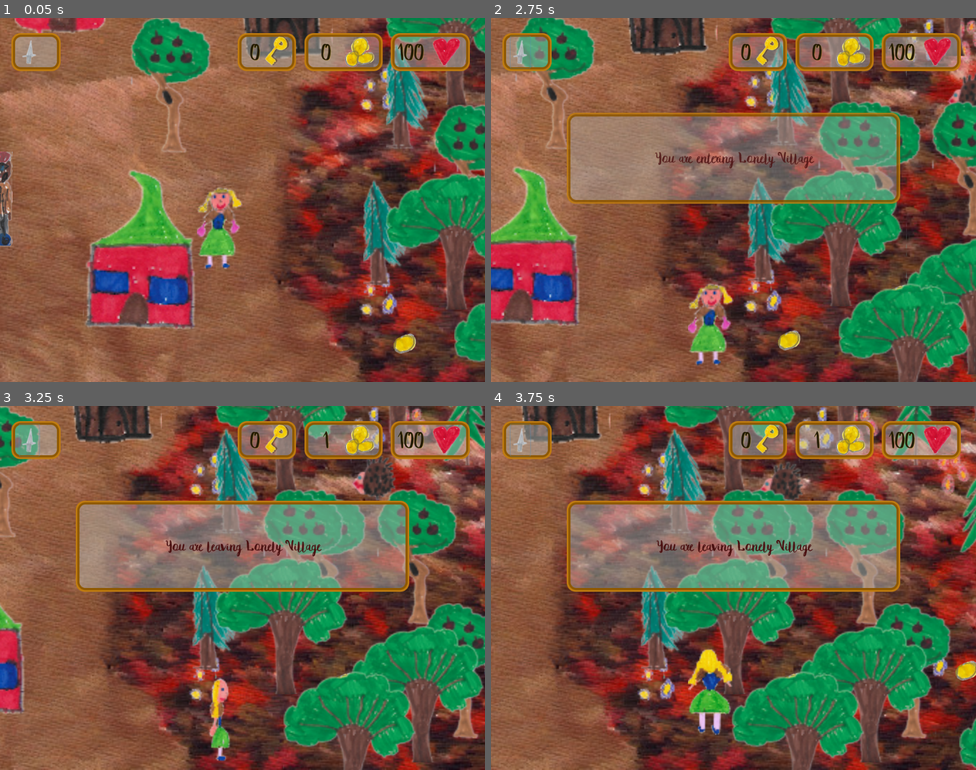
Above: before the commit, frames 1-4 (two rows, left to right).
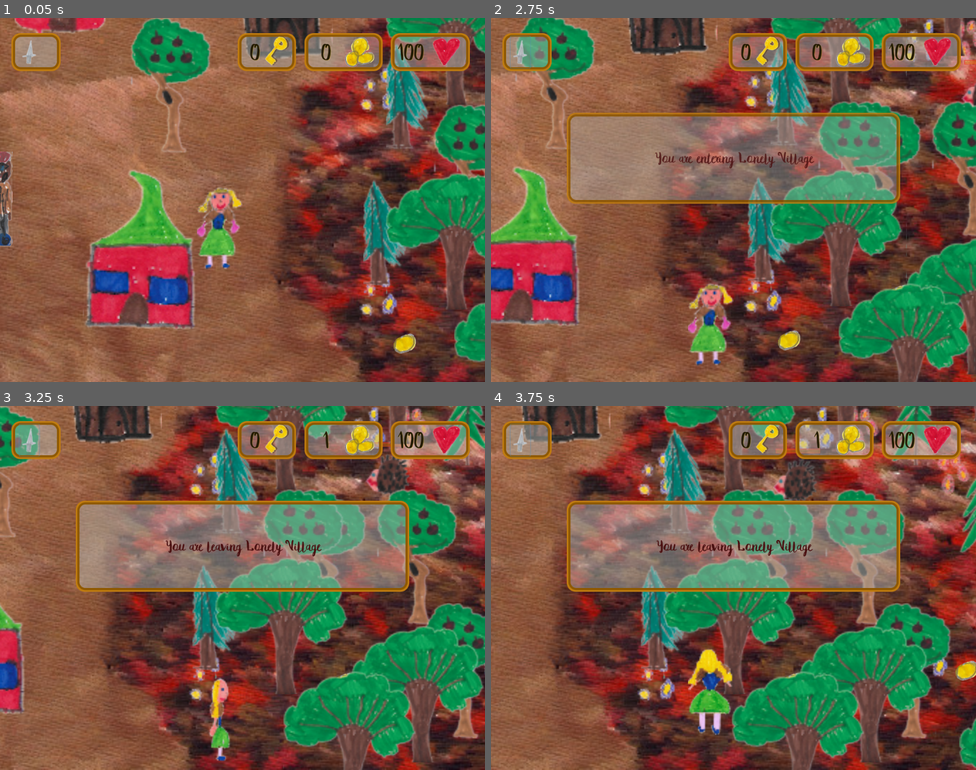
Above: after the commit, the same moments.

Repository: skadge/godot-adventures
Game: Godot game, scene res://Game.tscn
Same seed, same stepped clock (60 frames per second), same inputs: the game is played once before the commit and once after it.
Inputs (mouse positions are in pixels of both pictures, inside the frame that each line leads up to):
- Up to frame 1 (0.05 s): no input
- Up to frame 2 (2.75 s): click (520, 50) at 0.5 s; tap Enter at 1.25 s; hold Right (right) 1.28-2.03 s; hold Down (down) from 2.03 s (still down)
- Up to frame 3 (3.25 s): release Down (down) at 2.78 s; hold Right (right) from 2.78 s (still down)
- Up to frame 4 (3.75 s): release Right (right) at 3.53 s; hold Up (ui_up) from 3.53 s (still down)

Frame 1 is identical in both runs. In frame 2, 0.3% of the frame differs, in the area x 94-100%, y 11-25%; in frame 3, 0.8%, in the area x 72-86%, y 10-26%; in frame 4, 0.7%.

Commit message:
Energy bars for monsters

Diff:
--- /dev/null
+++ b/res/characters/energy_bar.svg
@@ -0,0 +1,68 @@
+<?xml version="1.0" encoding="UTF-8" standalone="no"?>
+<!-- Created with Inkscape (http://www.inkscape.org/) -->
+
+<svg
+   xmlns:dc="http://purl.org/dc/elements/1.1/"
+   xmlns:cc="http://creativecommons.org/ns#"
+   xmlns:rdf="http://www.w3.org/1999/02/22-rdf-syntax-ns#"
+   xmlns:svg="http://www.w3.org/2000/svg"
+   xmlns="http://www.w3.org/2000/svg"
+   xmlns:sodipodi="http://sodipodi.sourceforge.net/DTD/sodipodi-0.dtd"
+   xmlns:inkscape="http://www.inkscape.org/namespaces/inkscape"
+   width="34.518631mm"
+   height="3.4194849mm"
+   viewBox="0 0 34.518631 3.4194849"
+   version="1.1"
+   id="svg8"
+   inkscape:version="0.92.5 (2060ec1f9f, 2020-04-08)"
+   sodipodi:docname="energy_bar.svg">
+  <defs
+     id="defs2" />
+  <sodipodi:namedview
+     id="base"
+     pagecolor="#ffffff"
+     bordercolor="#666666"
+     borderopacity="1.0"
+     inkscape:pageopacity="0.0"
+     inkscape:pageshadow="2"
+     inkscape:zoom="5.6"
+     inkscape:cx="74.017323"
+     inkscape:cy="-23.046827"
+     inkscape:document-units="mm"
+     inkscape:current-layer="layer1"
+     showgrid="false"
+     fit-margin-top="0"
+     fit-margin-left="0"
+     fit-margin-right="0"
+     fit-margin-bottom="0"
+     inkscape:window-width="2560"
+     inkscape:window-height="1328"
+     inkscape:window-x="0"
+     inkscape:window-y="38"
+     inkscape:window-maximized="1" />
+  <metadata
+     id="metadata5">
+    <rdf:RDF>
+      <cc:Work
+         rdf:about="">
+        <dc:format>image/svg+xml</dc:format>
+        <dc:type
+           rdf:resource="http://purl.org/dc/dcmitype/StillImage" />
+        <dc:title />
+      </cc:Work>
+    </rdf:RDF>
+  </metadata>
+  <g
+     inkscape:label="Layer 1"
+     inkscape:groupmode="layer"
+     id="layer1"
+     transform="translate(-70.784903,-87.863005)">
+    <rect
+       style="opacity:1;vector-effect:none;fill:none;fill-opacity:0.52459011;stroke:#ef2929;stroke-width:0.493;stroke-linecap:round;stroke-linejoin:round;stroke-miterlimit:4;stroke-dasharray:none;stroke-dashoffset:0;stroke-opacity:0.60000002"
+       id="rect876"
+       width="34.025631"
+       height="2.9264848"
+       x="71.031403"
+       y="88.109505" />
+  </g>
+</svg>
--- /dev/null
+++ b/res/characters/energy_bar_fill.svg
@@ -0,0 +1,68 @@
+<?xml version="1.0" encoding="UTF-8" standalone="no"?>
+<!-- Created with Inkscape (http://www.inkscape.org/) -->
+
+<svg
+   xmlns:dc="http://purl.org/dc/elements/1.1/"
+   xmlns:cc="http://creativecommons.org/ns#"
+   xmlns:rdf="http://www.w3.org/1999/02/22-rdf-syntax-ns#"
+   xmlns:svg="http://www.w3.org/2000/svg"
+   xmlns="http://www.w3.org/2000/svg"
+   xmlns:sodipodi="http://sodipodi.sourceforge.net/DTD/sodipodi-0.dtd"
+   xmlns:inkscape="http://www.inkscape.org/namespaces/inkscape"
+   width="34.518631mm"
+   height="3.4194849mm"
+   viewBox="0 0 34.518631 3.4194849"
+   version="1.1"
+   id="svg8"
+   inkscape:version="0.92.5 (2060ec1f9f, 2020-04-08)"
+   sodipodi:docname="energy_bar_fill.svg">
+  <defs
+     id="defs2" />
+  <sodipodi:namedview
+     id="base"
+     pagecolor="#ffffff"
+     bordercolor="#666666"
+     borderopacity="1.0"
+     inkscape:pageopacity="0.0"
+     inkscape:pageshadow="2"
+     inkscape:zoom="5.6"
+     inkscape:cx="117.41018"
+     inkscape:cy="-23.225398"
+     inkscape:document-units="mm"
+     inkscape:current-layer="layer1"
+     showgrid="false"
+     fit-margin-top="0"
+     fit-margin-left="0"
+     fit-margin-right="0"
+     fit-margin-bottom="0"
+     inkscape:window-width="2560"
+     inkscape:window-height="1328"
+     inkscape:window-x="0"
+     inkscape:window-y="38"
+     inkscape:window-maximized="1" />
+  <metadata
+     id="metadata5">
+    <rdf:RDF>
+      <cc:Work
+         rdf:about="">
+        <dc:format>image/svg+xml</dc:format>
+        <dc:type
+           rdf:resource="http://purl.org/dc/dcmitype/StillImage" />
+        <dc:title></dc:title>
+      </cc:Work>
+    </rdf:RDF>
+  </metadata>
+  <g
+     inkscape:label="Layer 1"
+     inkscape:groupmode="layer"
+     id="layer1"
+     transform="translate(-70.784903,-87.863005)">
+    <rect
+       style="opacity:1;vector-effect:none;fill:#f57900;fill-opacity:0.38360655;stroke:none;stroke-width:0.493;stroke-linecap:round;stroke-linejoin:round;stroke-miterlimit:4;stroke-dasharray:none;stroke-dashoffset:0;stroke-opacity:1"
+       id="rect876"
+       width="34.025631"
+       height="2.9264848"
+       x="71.031403"
+       y="88.109505" />
+  </g>
+</svg>
--- a/res/monsters/BlackNightmare.tscn
+++ b/res/monsters/BlackNightmare.tscn
@@ -9,6 +9,7 @@
 }
 
 [node name="BlackNightmare" instance=ExtResource( 1 )]
+life = 30
 
 [node name="Path2D" parent="." index="0"]
 position = Vector2( -1320, -8 )
@@ -16,15 +17,22 @@
 
 [node name="PathFollow2D" parent="Path2D" index="0"]
 position = Vector2( 1311.84, 5.42258 )
+rotation = 0.0
 
 [node name="Area2D" parent="Path2D/PathFollow2D" index="0"]
 position = Vector2( 4.33167, -4.28185 )
 
-[node name="Sprite" parent="Path2D/PathFollow2D/Area2D" index="0"]
+[node name="Sprite" parent="Path2D/PathFollow2D/Area2D" index="1"]
 position = Vector2( 3.40671, 6.09289 )
+rotation = 0.0
 
-[node name="CollisionPolygon2D" parent="Path2D/PathFollow2D/Area2D" index="1"]
+[node name="CollisionPolygon2D" parent="Path2D/PathFollow2D/Area2D" index="2"]
 position = Vector2( 2.88443, 7.82538 )
+polygon = PoolVector2Array( -52.7153, 21.5204, -13.1144, 26.0278, 45.8039, 17.9788, 59.6481, -22.9099, -9.57288, -19.0464, -53.3592, -18.4024 )
 
-[node name="AudioStreamPlayer2D" parent="Path2D/PathFollow2D/Area2D" index="2"]
+[node name="AudioStreamPlayer2D" parent="Path2D/PathFollow2D/Area2D" index="3"]
 position = Vector2( -1.91982, 4.45964 )
+
+[node name="Energy_bar" parent="Path2D/PathFollow2D/Area2D" index="4"]
+position = Vector2( -39.1038, -40.0198 )
+rotation = -0.0907571
--- /dev/null
+++ b/res/monsters/Energy_bar.gd
@@ -0,0 +1,16 @@
+extends Sprite
+
+
+# Declare member variables here. Examples:
+# var a = 2
+# var b = "text"
+
+
+# Called when the node enters the scene tree for the first time.
+func _ready():
+    pass # Replace with function body.
+
+
+# Called every frame. 'delta' is the elapsed time since the previous frame.
+func _process(delta):
+    rotation = -get_parent().get_global_transform().get_rotation()
--- a/res/monsters/Monster.gd
+++ b/res/monsters/Monster.gd
@@ -3,9 +3,12 @@
 onready var root = get_tree().root
 
 onready var player  = root.get_node("Game/Items/Player")
+onready var energy_bar = $Path2D/PathFollow2D/Area2D/Energy_bar/Energy_level
 
 export(float) var speed_factor = 0.6
 export(int) var life = 10
+
+var current_life
 
 var direction = 1
 
@@ -14,6 +17,10 @@
 export(int) var damage = 20
 
 func _ready():
+
+    current_life = life
+    energy_bar.scale.x = 1
+
     rng.randomize()
     $Path2D/PathFollow2D.unit_offset = rng.randf()
 
@@ -25,10 +32,11 @@
 func hit(damage):
 
     print("Monster hit!")
-    life -= damage
+    current_life -= damage
+    energy_bar.scale.x = float(current_life) / life
     $Tween.interpolate_property($Path2D/PathFollow2D/Area2D/Hit, "modulate:a", 1, 0, 0.5)
     $Tween.start()
-    if life <= 0:
+    if current_life <= 0:
         get_parent().remove_child(self)
 
 func path_following(delta):
--- a/res/monsters/Monster.tscn
+++ b/res/monsters/Monster.tscn
@@ -1,9 +1,12 @@
-[gd_scene load_steps=6 format=2]
+[gd_scene load_steps=9 format=2]
 
 [ext_resource path="res://res/monsters/Monster.gd" type="Script" id=1]
 [ext_resource path="res://res/monsters/monster1_small.png" type="Texture" id=2]
 [ext_resource path="res://res/sounds/black_nightmare.ogg" type="AudioStream" id=3]
 [ext_resource path="res://res/characters/hit.svg" type="Texture" id=4]
+[ext_resource path="res://res/characters/energy_bar_fill.svg" type="Texture" id=5]
+[ext_resource path="res://res/characters/energy_bar.svg" type="Texture" id=6]
+[ext_resource path="res://res/monsters/Energy_bar.gd" type="Script" id=7]
 
 [sub_resource type="Curve2D" id=1]
 _data = {
@@ -38,10 +41,25 @@
 polygon = PoolVector2Array( -45.5919, 32.9158, 4.23547, 24.1278, 21.53, 5.66431, 36.184, 15.9242, 57.2881, 4.49548, 45.8594, -16.6086, 56.1191, -31.2625, 31.2054, -26.8685, 9.51697, -33.3188, -22.4315, -25.1152, -50.5703, -9.87689, -57.0206, 11.8117 )
 
 [node name="AudioStreamPlayer2D" type="AudioStreamPlayer2D" parent="Path2D/PathFollow2D/Area2D"]
+position = Vector2( -5.10376, 13.1597 )
 stream = ExtResource( 3 )
 autoplay = true
 max_distance = 1500.0
 attenuation = 1.6245
 
+[node name="Energy_bar" type="Sprite" parent="Path2D/PathFollow2D/Area2D"]
+position = Vector2( 68.9143, 22.0077 )
+rotation = -3.61632
+scale = Vector2( 0.6, 0.6 )
+texture = ExtResource( 6 )
+centered = false
+script = ExtResource( 7 )
+
+[node name="Energy_level" type="Sprite" parent="Path2D/PathFollow2D/Area2D/Energy_bar"]
+show_behind_parent = true
+scale = Vector2( 0.853, 1 )
+texture = ExtResource( 5 )
+centered = false
+
 [node name="Tween" type="Tween" parent="."]
 [connection signal="body_entered" from="Path2D/PathFollow2D/Area2D" to="." method="_on_touch_player"]
--- a/res/monsters/Spiky.tscn
+++ b/res/monsters/Spiky.tscn
@@ -25,20 +25,25 @@
 position = Vector2( 0.913321, -0.0622787 )
 
 [node name="Hit" parent="Path2D/PathFollow2D/Area2D" index="0"]
-position = Vector2( -1.7341, -1.29619 )
+position = Vector2( -9.69545, 3.38692 )
 scale = Vector2( 0.359215, 0.359215 )
 
 [node name="Sprite" parent="Path2D/PathFollow2D/Area2D" index="1"]
-position = Vector2( 0.936483, 0.258797 )
+position = Vector2( -8.62815, 2.85928 )
 texture = ExtResource( 2 )
 
 [node name="CollisionPolygon2D" parent="Path2D/PathFollow2D/Area2D" index="2"]
 position = Vector2( 12.6957, -6.48955 )
 scale = Vector2( 0.871939, 0.877327 )
-polygon = PoolVector2Array( -13.4036, 24.7867, 3.12097, -2.96082, -22.4413, -7.94452, -32.9099, 14.5813 )
+polygon = PoolVector2Array( -28.9128, 26.2974, -9.0276, 4.68497, -31.0453, -4.78842, -39.1713, 15.1944 )
 
 [node name="AudioStreamPlayer2D" parent="Path2D/PathFollow2D/Area2D" index="3"]
 position = Vector2( -6.63538, 13.9451 )
 stream = ExtResource( 3 )
 max_distance = 500.0
 attenuation = 2.29739
+
+[node name="Energy_bar" parent="Path2D/PathFollow2D/Area2D" index="4"]
+position = Vector2( 6.6104, 24.8466 )
+rotation = -3.19046
+scale = Vector2( 0.241664, 0.262162 )
--- a/res/monsters/Troll.tscn
+++ b/res/monsters/Troll.tscn
@@ -12,6 +12,7 @@
 
 [node name="Troll" instance=ExtResource( 1 )]
 script = ExtResource( 4 )
+life = 50
 
 [node name="Path2D" parent="." index="0"]
 position = Vector2( -1312.74, -5.69377 )
@@ -20,17 +21,20 @@
 [node name="PathFollow2D" parent="Path2D" index="0"]
 position = Vector2( 1310.39, 4.23548 )
 
-[node name="Sprite" parent="Path2D/PathFollow2D/Area2D" index="0"]
+[node name="Sprite" parent="Path2D/PathFollow2D/Area2D" index="1"]
 position = Vector2( -13.7555, -16.6643 )
 rotation = 2.6721
 texture = ExtResource( 2 )
 
-[node name="CollisionPolygon2D" parent="Path2D/PathFollow2D/Area2D" index="1"]
+[node name="CollisionPolygon2D" parent="Path2D/PathFollow2D/Area2D" index="2"]
 position = Vector2( -9.22756, -28.0223 )
 polygon = PoolVector2Array( -24.5932, 29.4723, 23.8271, 9.08279, 1.03482, -15.7193, 0.491376, -57.474, -58.3104, -25.6307, -28.6445, -1.13791 )
 
-[node name="AudioStreamPlayer2D" parent="Path2D/PathFollow2D/Area2D" index="2"]
+[node name="AudioStreamPlayer2D" parent="Path2D/PathFollow2D/Area2D" index="3"]
 position = Vector2( -3.45786, -5.43574 )
 stream = ExtResource( 3 )
 max_distance = 500.0
 attenuation = 1.93187
+
+[node name="Energy_bar" parent="Path2D/PathFollow2D/Area2D" index="4"]
+position = Vector2( 53.5296, 29.1829 )
Not shown, added: res/characters/energy_bar.svg.import
Not shown, added: res/characters/energy_bar_fill.svg.import
